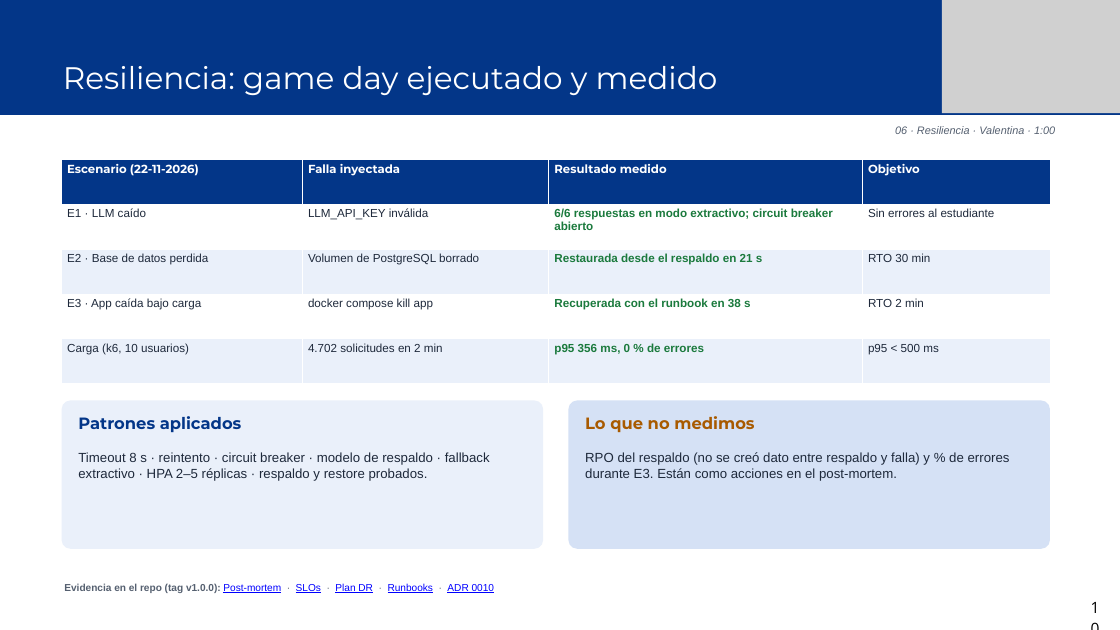
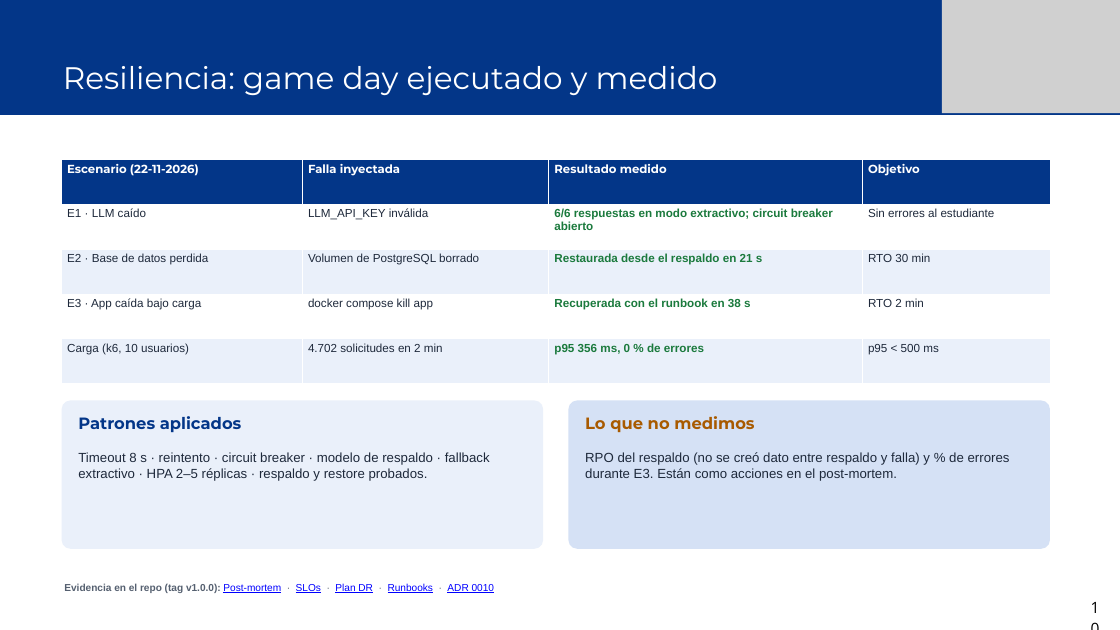
Before and after one commit to merinobranco10/equipo-aulaViva, a slide deck: slide 9 of docs/defensa/AulaViva_S18_Defensa_Deck.pptx (slide 10 before the commit). Drawn at 1120x630 pixels with LibreOffice and Linux fonts; fonts in the diff are those of the drawing; grey boxes stand for pictures. Boxes give left, top, right and bottom in pixels: in the first picture for what was removed or moved away, otherwise in the second. Text is boxed around its words. In the diff, an @@ line names an element or a change of style, - is before the commit and + after.

```diff
--- a/docs/defensa/AulaViva_S18_Defensa_Deck.pptx
+++ b/docs/defensa/AulaViva_S18_Defensa_Deck.pptx
@@ text removed at [895,126,1055,134] @@
-06 · Resiliencia · Valentina · 1:00
```
Also in this commit, not shown: 13 other slides changed, 2 other files.
